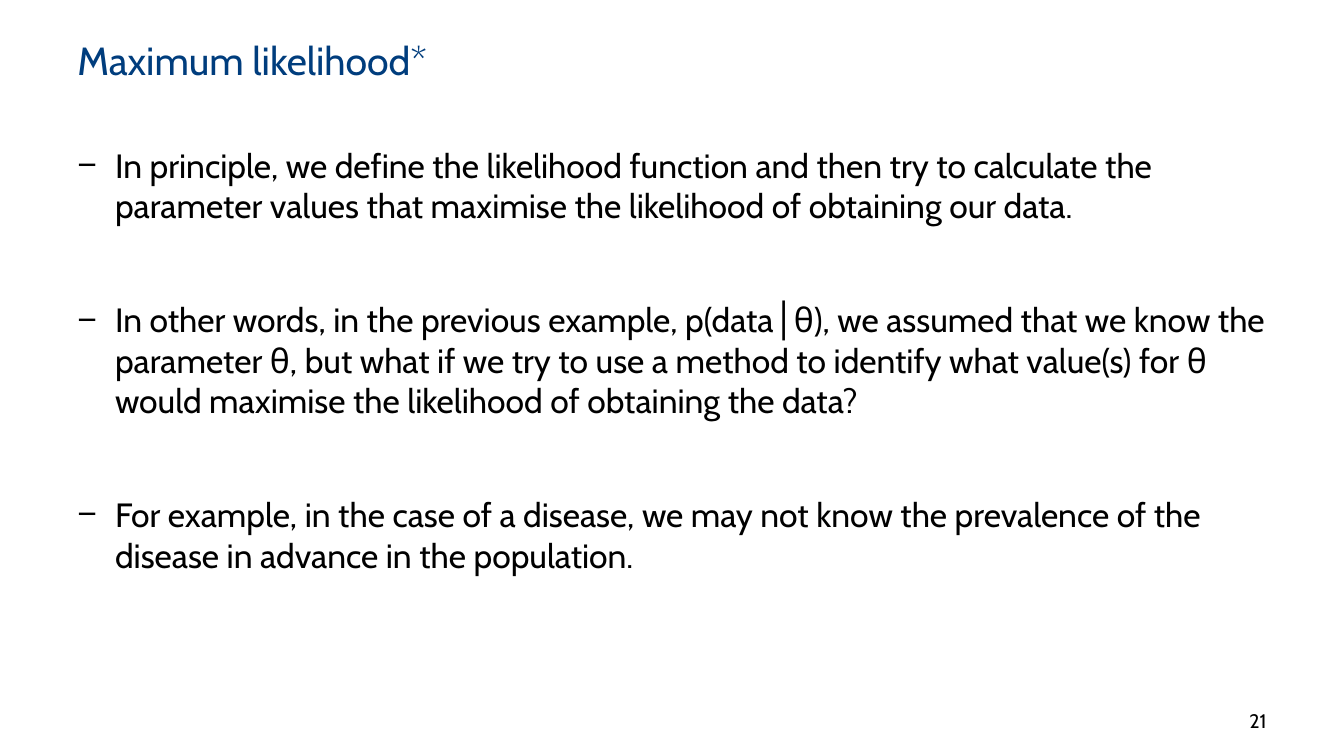
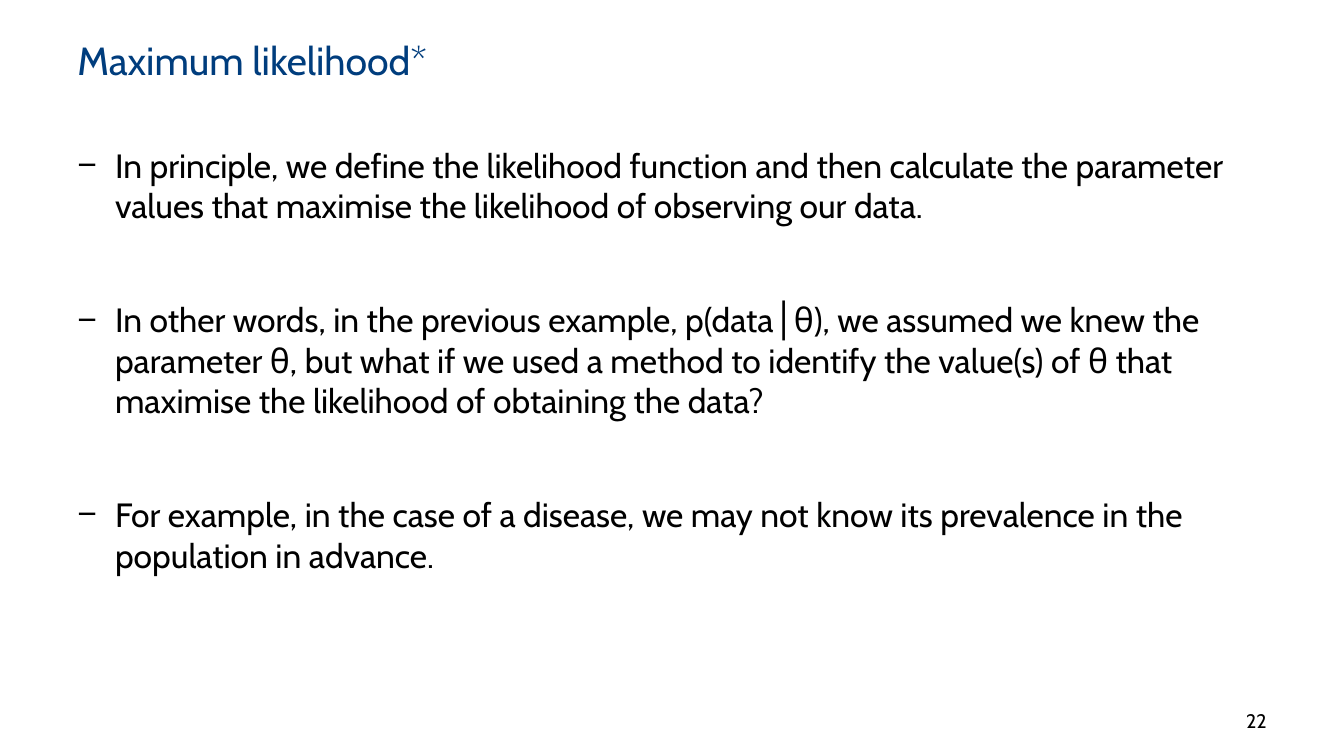
Before and after one commit to ML4NS/ml4ns.github.io, a slide deck: slide 22 of slides/04- Bayesian models/ML4NuerScience_BayesianModels.pptx (slide 21 before the commit). Drawn at 1344x756 pixels with LibreOffice and Linux fonts; fonts in the diff are those of the drawing; background and template pictures are left out. Boxes give left, top, right and bottom in pixels: in the first picture for what was removed or moved away, otherwise in the second. Text is boxed around its words. In the diff, an @@ line names an element or a change of style, - is before the commit and + after.

Commit message:
lecture 4 - updated

```diff
--- a/slides/04- Bayesian models/ML4NuerScience_BayesianModels.pptx
+++ b/slides/04- Bayesian models/ML4NuerScience_BayesianModels.pptx
@@ text at [115, 152, 1223, 576]: text changed @@
-− In principle, we define the likelihood function and then try to calculate the parameter values that maximise the likelihood of obtaining our data.
-− In other words, in the previous example, p(data│θ), we assumed that we know the parameter θ, but what if we try to use a method to identify what value(s) for θ would maximise the likelihood of obtaining the data?
-− For example, in the case of a disease, we may not know the prevalence of the disease in advance in the population.
+− In principle, we define the likelihood function and then calculate the parameter values that maximise the likelihood of observing our data.
+− In other words, in the previous example, p(data│θ), we assumed we knew the parameter θ, but what if we used a method to identify the value(s) of θ that maximise the likelihood of obtaining the data?
+− For example, in the case of a disease, we may not know its prevalence in the population in advance.
@@ page number at [1246, 714, 1267, 728]: text changed @@
-21
+22
```
Also in this commit, not shown: 26 other slides changed, 2 slides added, 1 other file.
